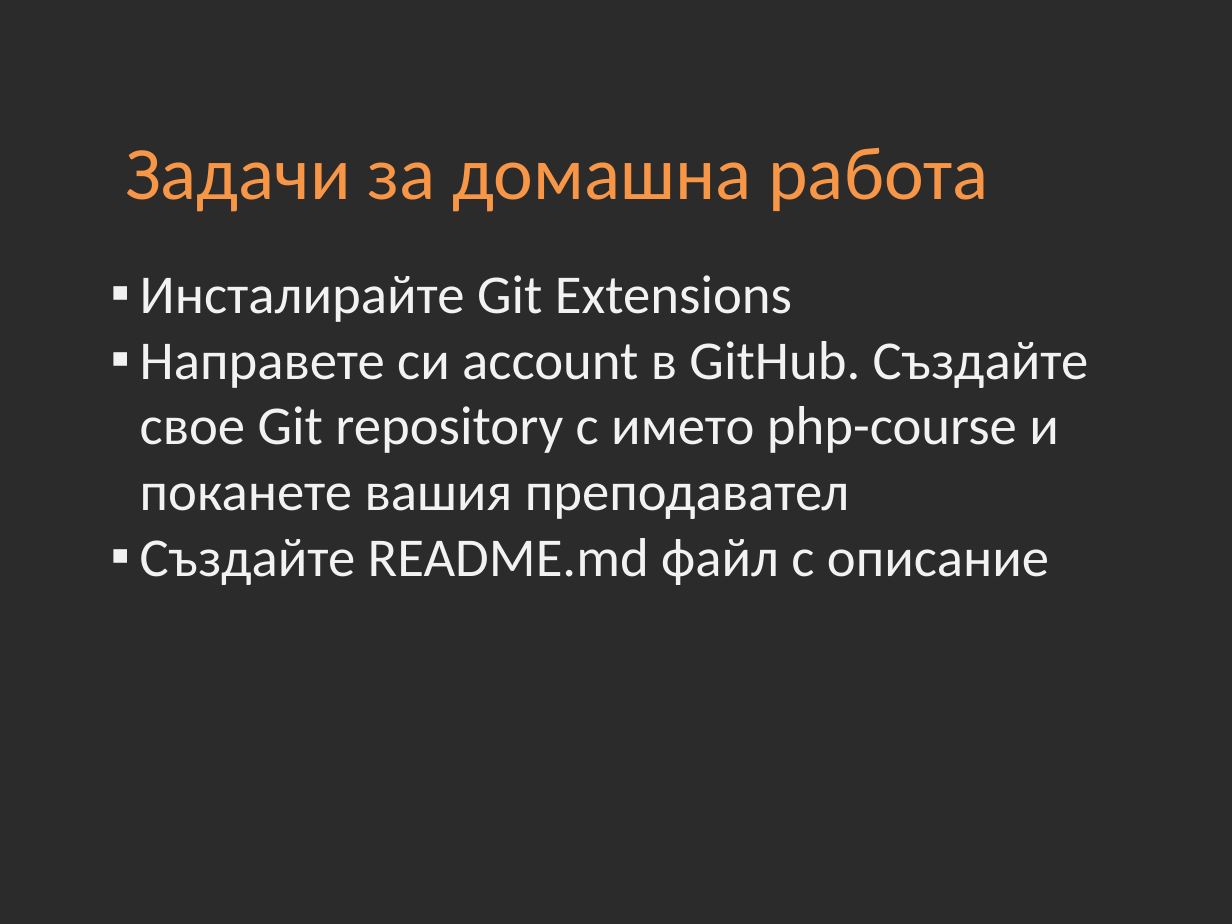
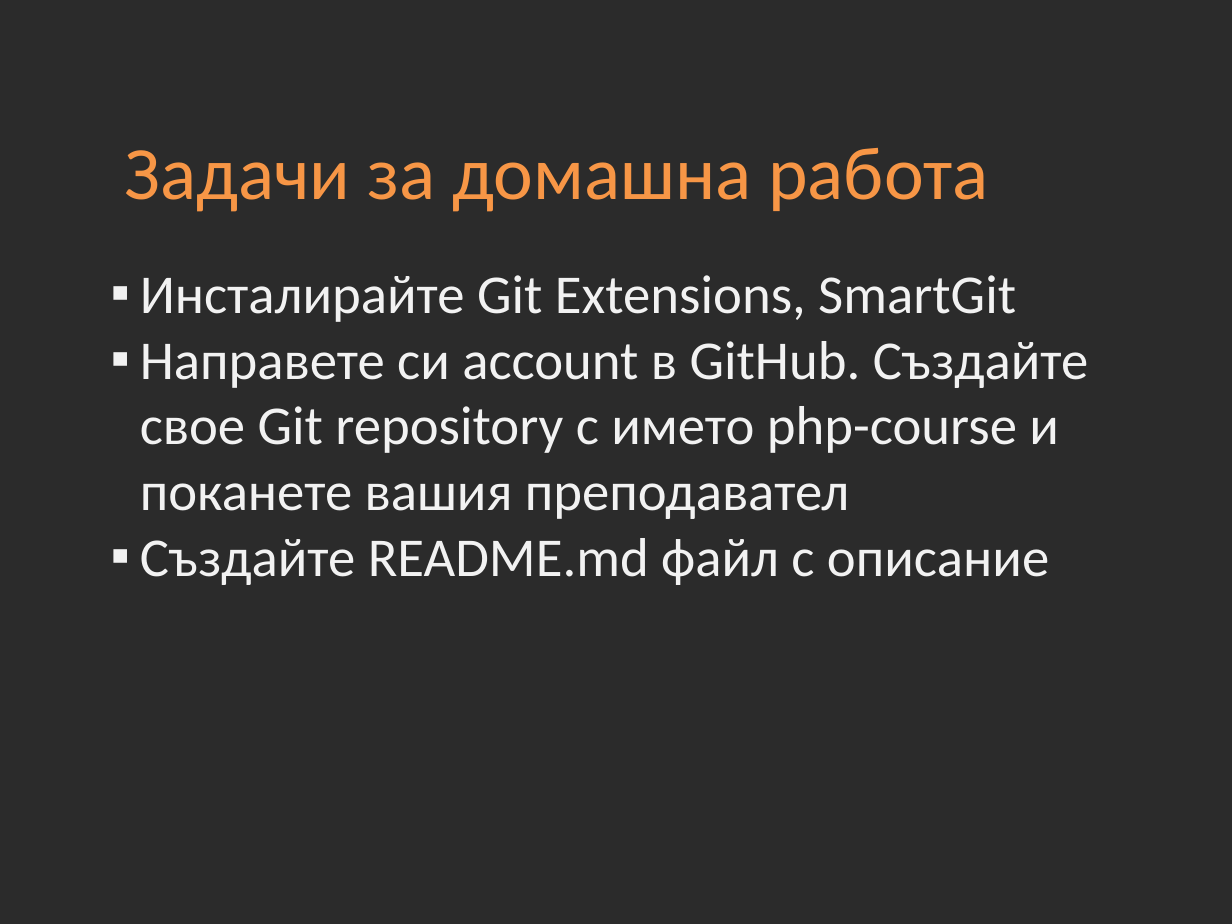
Before and after one commit to Academy-Soft-Intellect/PHP-MySQL-Course, a slide deck: slide 9 of slides/01-Version-Control-Systems.pptx. Drawn at 1232x924 pixels with LibreOffice and Linux fonts; fonts in the diff are those of the drawing; background and template pictures are left out; a plain dark background stands for a picture behind light text. Boxes give left, top, right and bottom in pixels: in the first picture for what was removed or moved away, otherwise in the second. Text is boxed around its words. In the diff, an @@ line names an element or a change of style, - is before the commit and + after.

Commit message:
Add SmartGit to demo slides

```diff
--- a/slides/01-Version-Control-Systems.pptx
+++ b/slides/01-Version-Control-Systems.pptx
@@ text at [140,275,1016,322]: text changed @@
-▪ Инсталирайте Git Extensions
+▪ Инсталирайте Git Extensions, SmartGit
```
